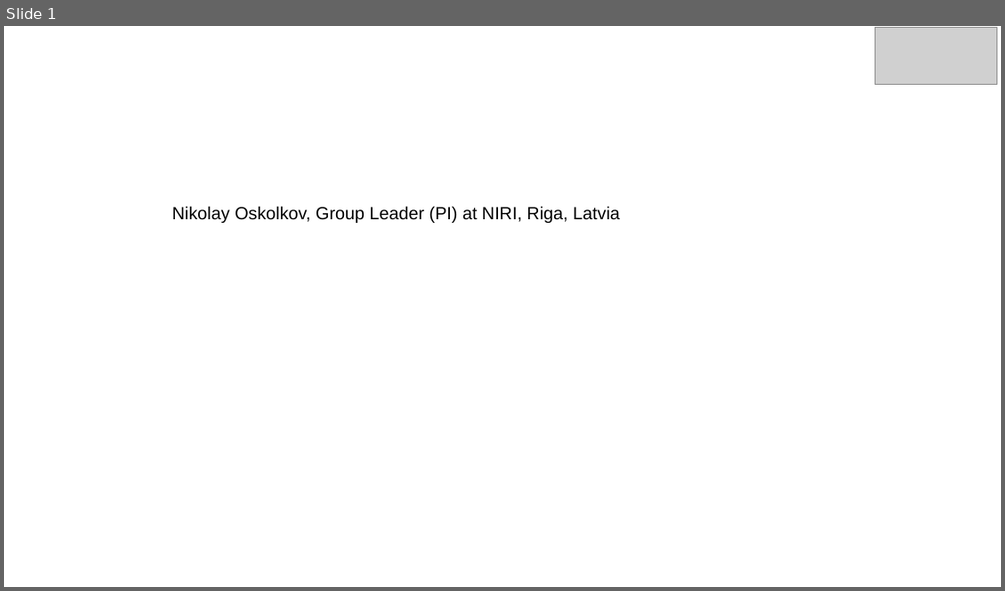
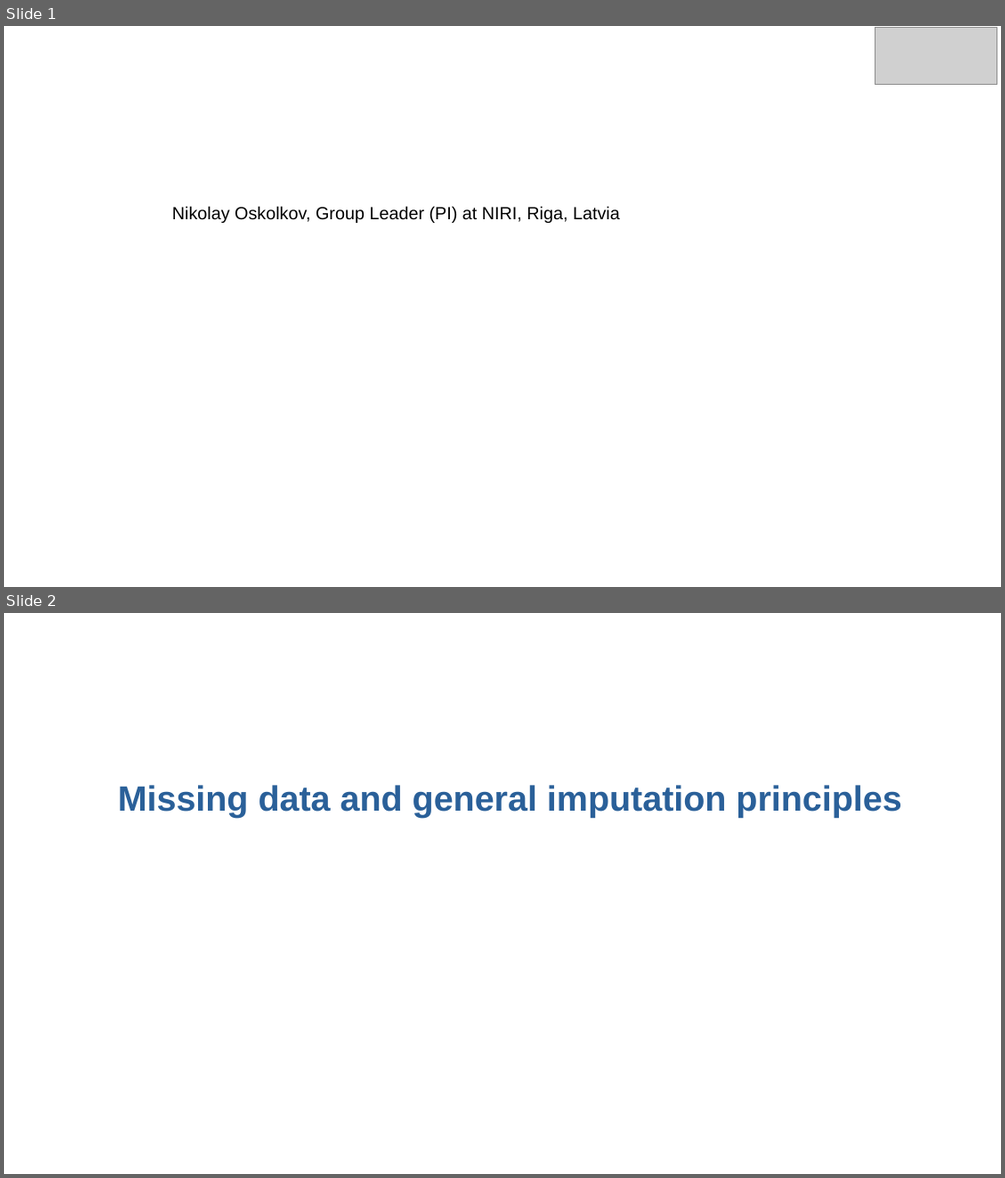
Before and after one commit to NikolayOskolkov/GWAS, a slide deck: slides/Day1/imputation.pptx. Shown one above the other, each under a label of ours: slide 1 before the commit, slides 1 and 2 after it. The pictures are 1005x591 and 1005x1178 pixels, drawn with LibreOffice and Linux fonts; fonts in the diff are those of the drawing; grey boxes stand for pictures; background and template pictures are left out. Boxes give left, top, right and bottom in pixels: in the first picture for what was removed or moved away, otherwise in the second. Text is boxed around its words. In the diff, an @@ line names an element or a change of style, - is before the commit and + after.

Commit message:
added imputation slides

```diff
--- a/slides/Day1/imputation.pptx
+++ b/slides/Day1/imputation.pptx
@@ slide 2 added at box(4, 613, 1001, 1174), background #FFFFFF @@
@@ text added at box(118, 785, 901, 817), 28 pt, text #2A6099, bold @@
+Missing data and general imputation principles
```
Also in this commit, not shown: 2 other slides added, 1 slide removed, 4 other files.
